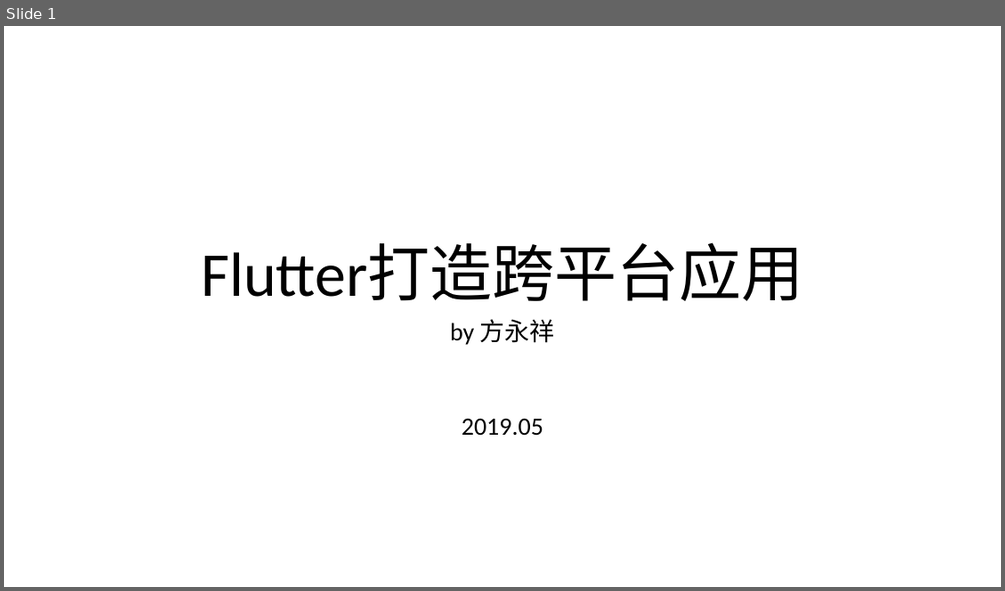
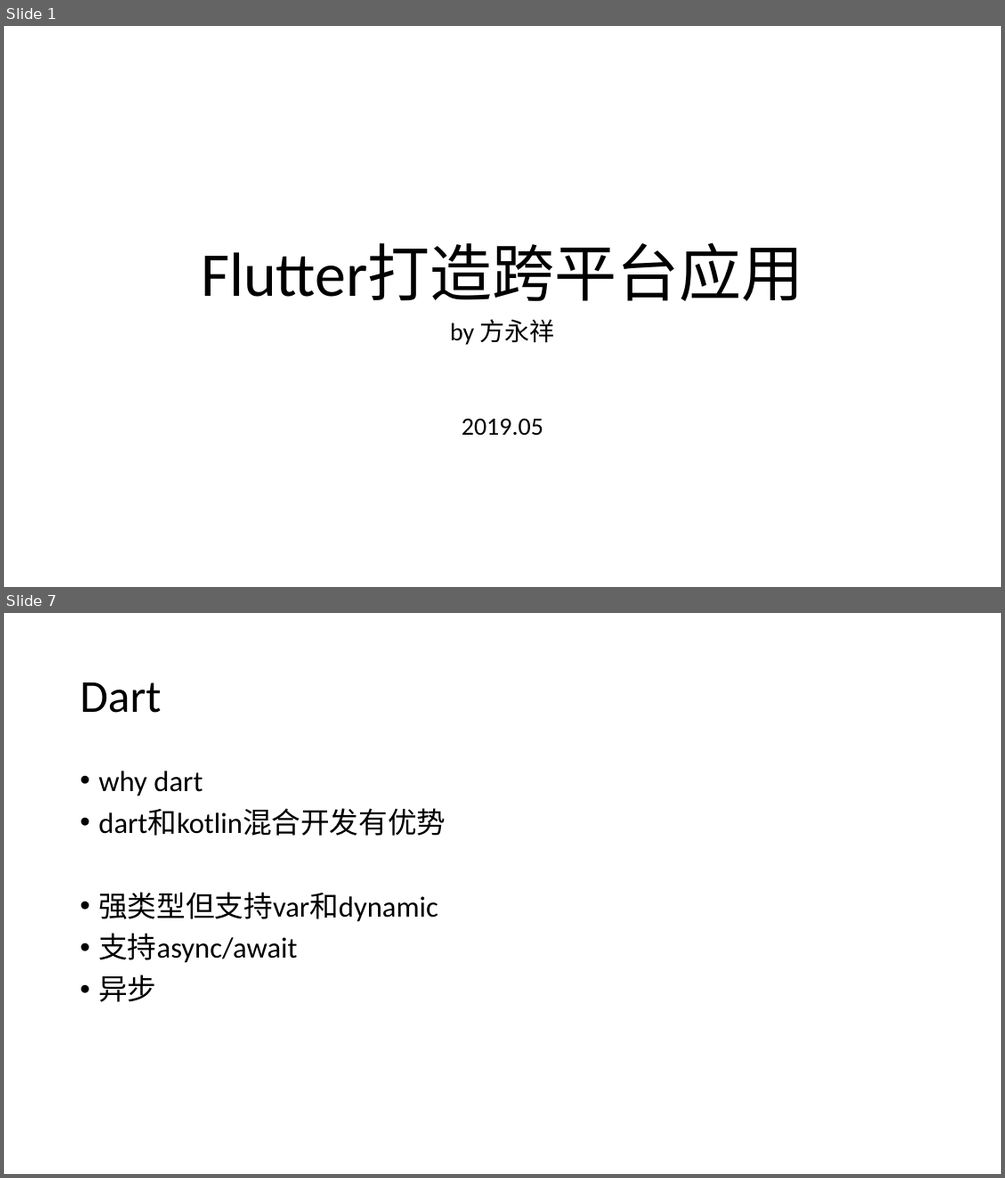
Before and after one commit to strever/realme, a slide deck: assets/misc/flutter.pptx. Shown one above the other, each under a label of ours: slide 1 before the commit, slides 1 and 7 after it; the slides between them are not shown. The pictures are 1005x591 and 1005x1178 pixels, drawn with LibreOffice and Linux fonts; fonts in the diff are those of the drawing. Boxes give left, top, right and bottom in pixels: in the first picture for what was removed or moved away, otherwise in the second. Text is boxed around its words. In the diff, an @@ line names an element or a change of style, - is before the commit and + after.

```diff
--- a/assets/misc/flutter.pptx
+++ b/assets/misc/flutter.pptx
@@ slide 7 added at <box>4,613,1001,1174</box>, background #FFFFFF @@
@@ title added at <box>80,682,161,713</box>, 44 pt, text #000000 @@
+Dart
@@ text added at <box>98,771,445,1002</box>, 28 pt, text #000000 @@
+• why dart
+• dart和kotlin混合开发有优势
+• 强类型但支持var和dynamic
+• 支持async/await
+• 异步
```
Also in this commit, not shown: 3 slides changed, 8 other slides added, 1 slide removed, 22 other files.
